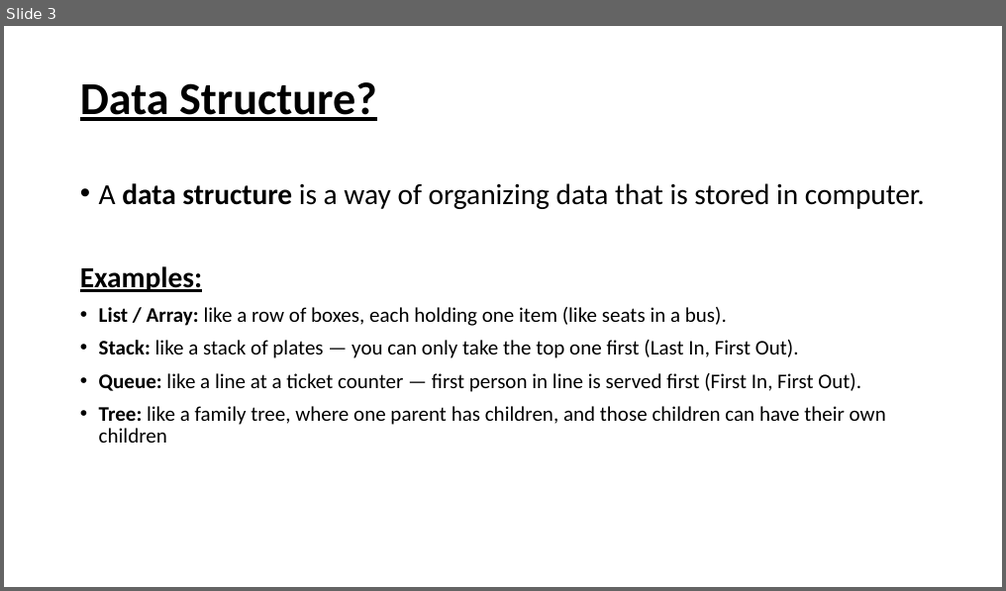
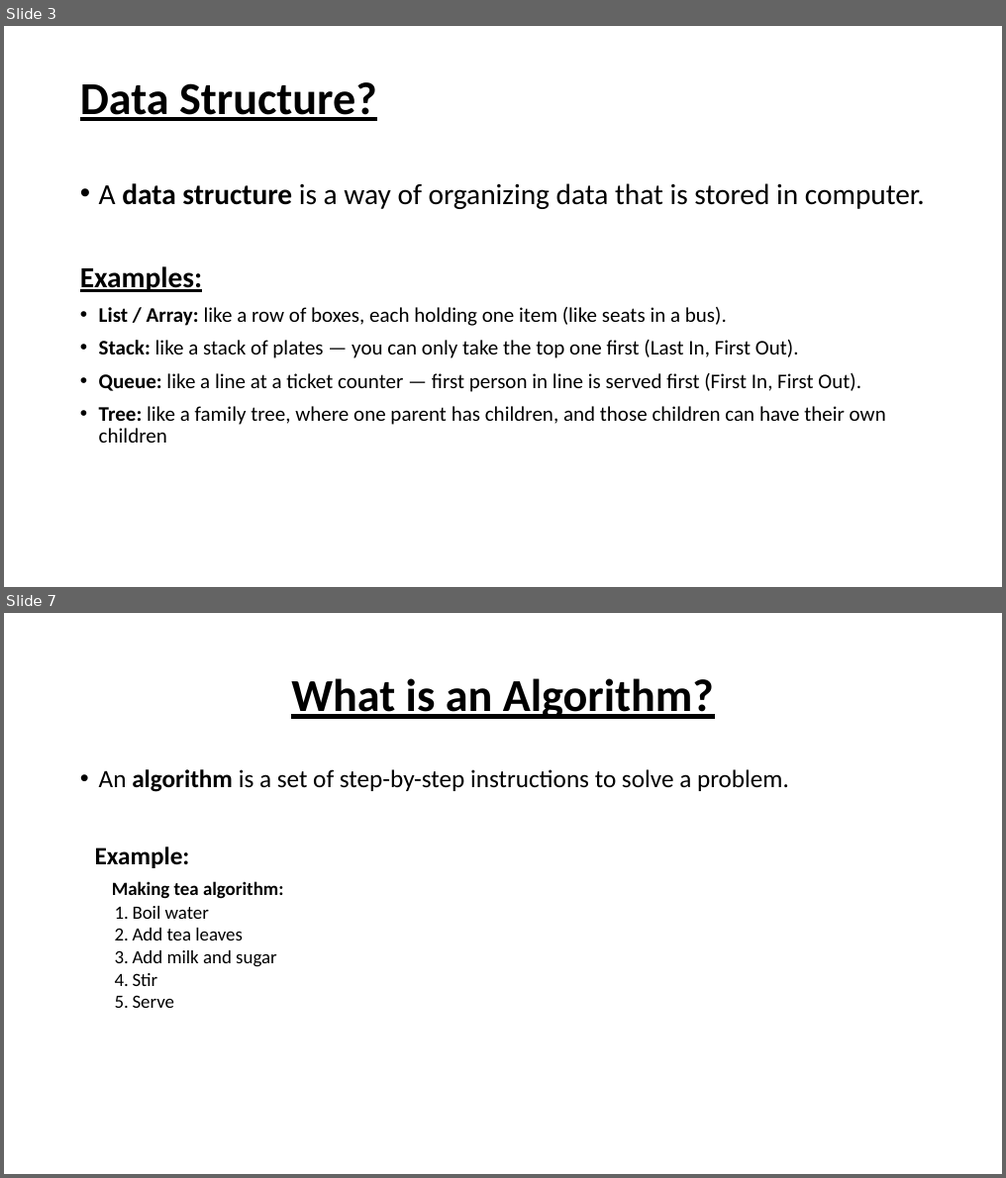
Before and after one commit to hussain7006/Air-Uni, a slide deck: Slides/ADS_LEC_1.pptx. Shown one above the other, each under a label of ours: slide 3 before the commit, slides 3 and 7 after it; the slides between them are not shown. The pictures are 1006x591 and 1006x1178 pixels, drawn with LibreOffice and Linux fonts; fonts in the diff are those of the drawing. Boxes give left, top, right and bottom in pixels: in the first picture for what was removed or moved away, otherwise in the second. Text is boxed around its words. In the diff, an @@ line names an element or a change of style, - is before the commit and + after.

```diff
--- a/Slides/ADS_LEC_1.pptx
+++ b/Slides/ADS_LEC_1.pptx
@@ slide 7 added at bbox=[4, 613, 1002, 1174], background #FFFFFF @@
@@ title added at bbox=[291, 678, 714, 719], 44 pt, text #000000, bold, underline @@
+What is an Algorithm?
@@ text added at bbox=[99, 769, 789, 792], 24 pt, text #000000 @@
+• An algorithm is a set of step-by-step instructions to solve a problem.
@@ text added at bbox=[95, 847, 283, 1008], 18 pt, text #000000 @@
+Example:
+Making tea algorithm:
+  1. Boil water
+  2. Add tea leaves
+  3. Add milk and sugar
+  4. Stir
+  5. Serve
```
Also in this commit, not shown: 6 other slides added, 2 other files.
